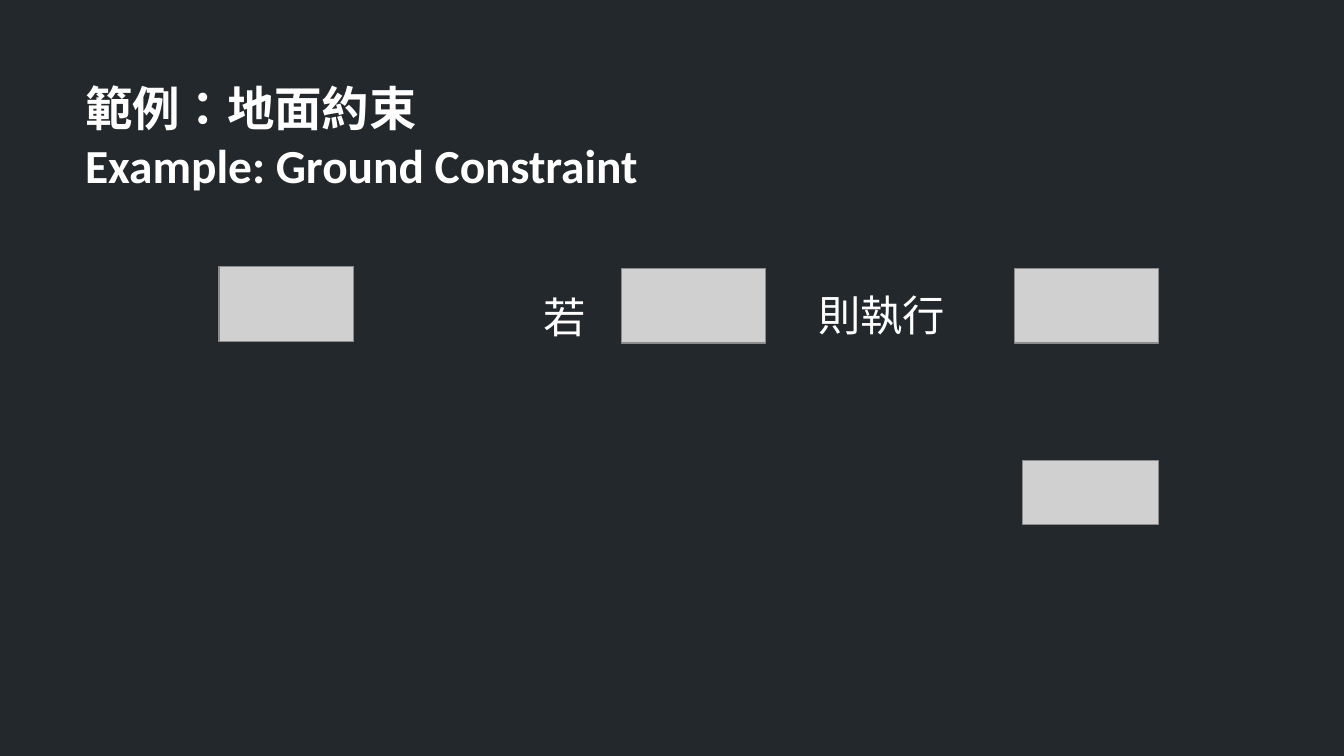
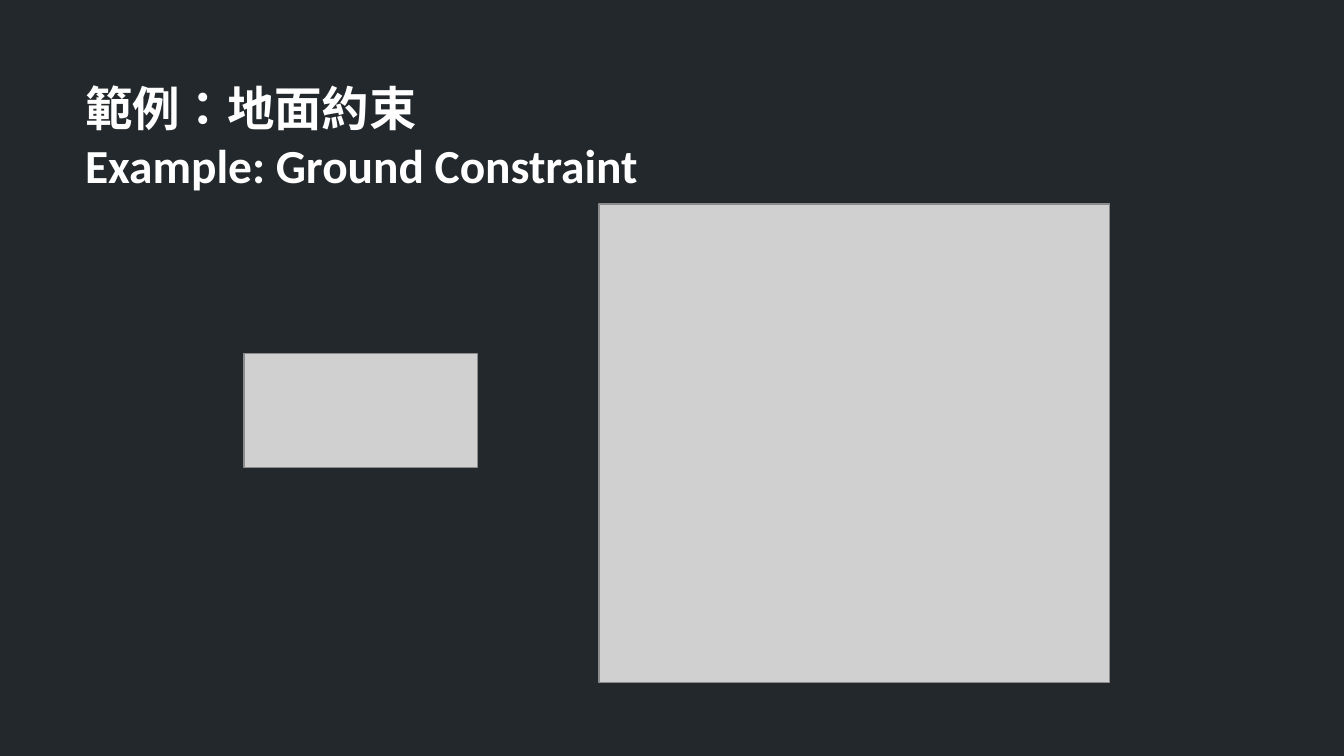
Before and after one commit to TheAllenChou/unity-physics-constraints, a slide deck: slide 7 of slides/physics constraints in games.odp (slide 6 before the commit). Drawn at 1344x756 pixels with LibreOffice and Linux fonts; fonts in the diff are those of the drawing; grey boxes stand for pictures. Boxes give left, top, right and bottom in pixels: in the first picture for what was removed or moved away, otherwise in the second. Text is boxed around its words. In the diff, an @@ line names an element or a change of style, - is before the commit and + after.

```diff
--- a/slides/physics constraints in games.odp
+++ b/slides/physics constraints in games.odp
@@ picture: place and size @@
-picture at [1022, 461, 1159, 524]
+picture at [599, 204, 1110, 683]
@@ picture removed at [622, 268, 766, 343] @@
@@ picture removed at [1015, 268, 1159, 343] @@
@@ text removed at [543, 297, 585, 337] @@
-若
@@ text removed at [818, 295, 945, 335] @@
-則執行
@@ picture: place and size @@
-picture at [220, 267, 354, 341]
+picture at [244, 354, 477, 467]
```
Also in this commit, not shown: 5 other slides changed, 2 slides added, 20 other files.
